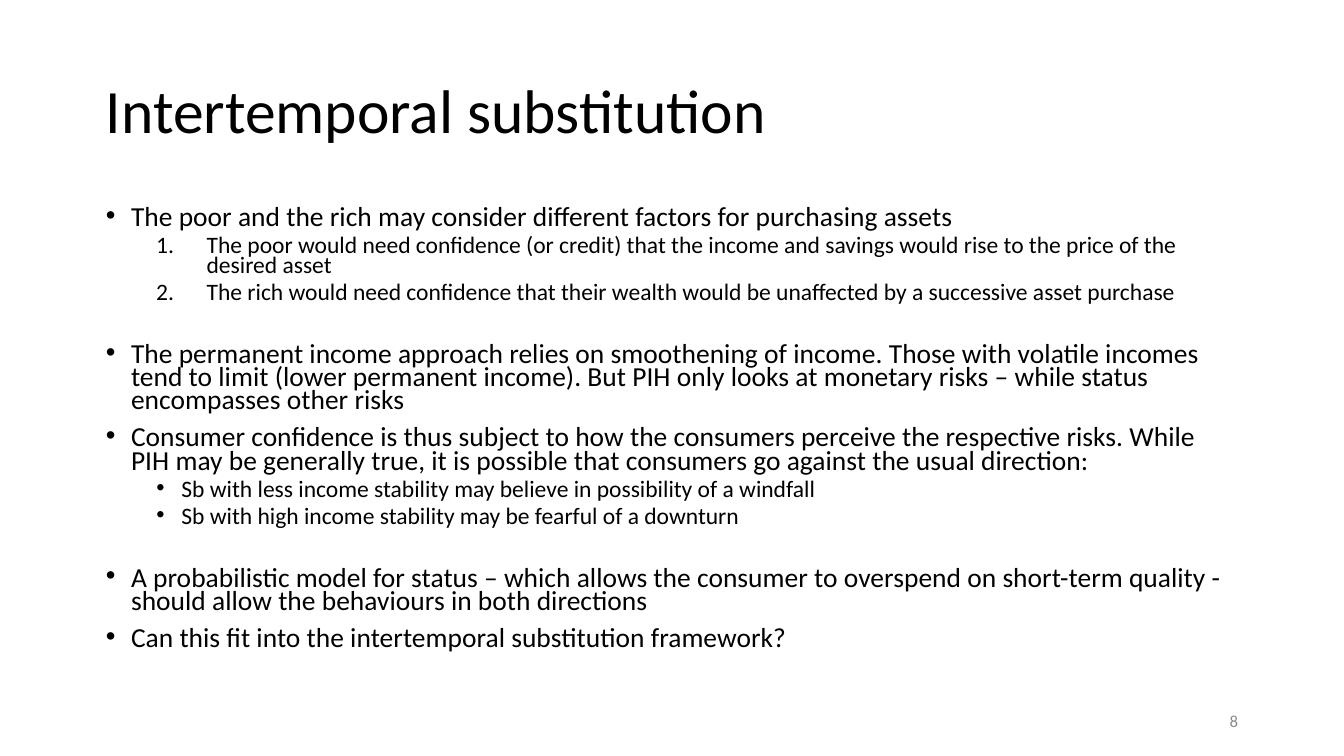
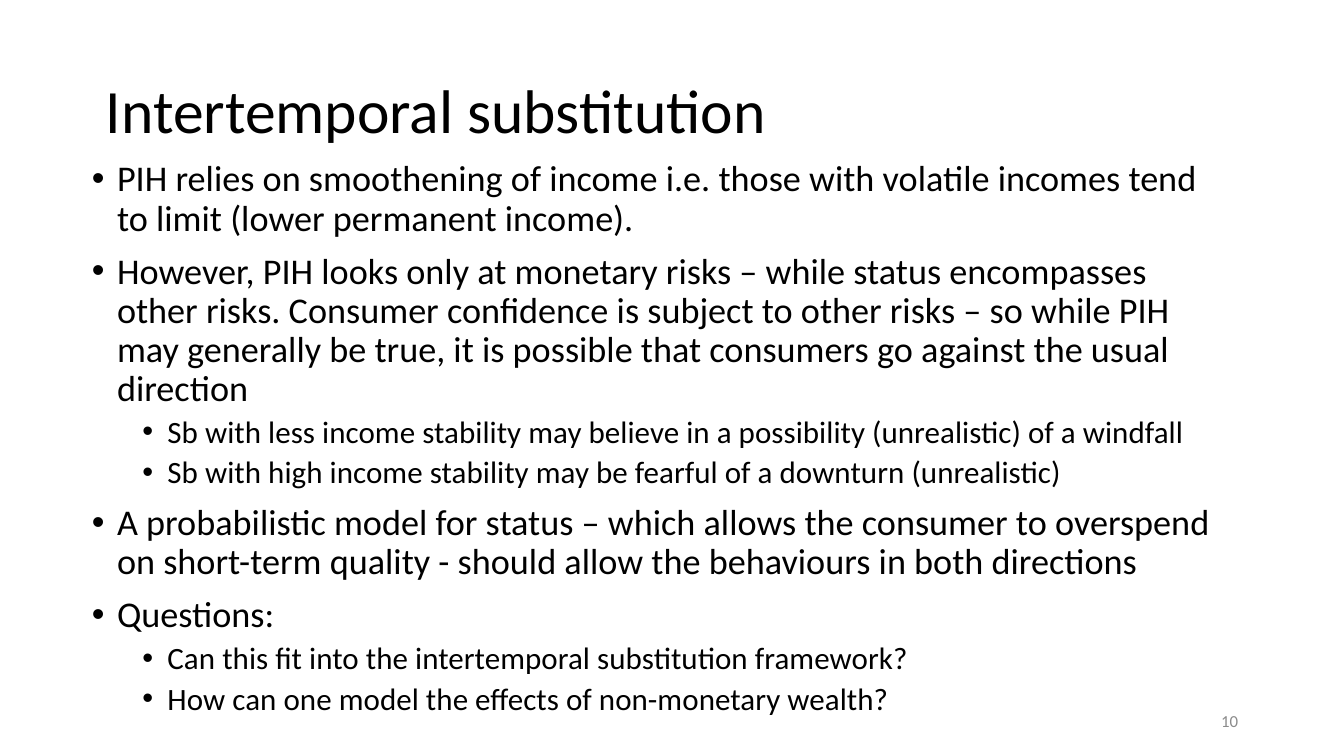
Before and after one commit to anuragr81/research, a slide deck: slide 10 of consumption/presentationFeb2020.pptx (slide 8 before the commit). Drawn at 1344x756 pixels with LibreOffice and Linux fonts; fonts in the diff are those of the drawing; background and template pictures are left out. Boxes give left, top, right and bottom in pixels: in the first picture for what was removed or moved away, otherwise in the second. Text is boxed around its words. In the diff, an @@ line names an element or a change of style, - is before the commit and + after.

```diff
--- a/consumption/presentationFeb2020.pptx
+++ b/consumption/presentationFeb2020.pptx
@@ text at [117,166,1209,674]: paragraph added @@
+  • How can one model the effects of non-monetary wealth?
@@ text "PIH relies on smoothening of ...": place and size @@
-text "PIH relies on smoothening of ..." at [131,207,1205,652]
+text "PIH relies on smoothening of ..." at [117,166,1209,674]
@@ text at [117,166,1197,489]: text changed; size 14.7 to 19.4 pt @@
-• The poor and the rich may consider different factors for purchasing assets
-  1. The poor would need confidence (or credit) that the income and savings would rise to the price of the desired asset
-  2. The rich would need confidence that their wealth would be unaffected by a successive asset purchase
-• The permanent income approach relies on smoothening of income. Those with volatile incomes tend to limit (lower permanent income). But PIH only looks at monetary risks – while status encompasses other risks
-• Consumer confidence is thus subject to how the consumers perceive the respective risks. While PIH may be generally true, it is possible that consumers go against the usual direction:
-  • Sb with less income stability may believe in possibility of a windfall
-  • Sb with high income stability may be fearful of a downturn
+• PIH relies on smoothening of income i.e. those with volatile incomes tend to limit (lower permanent income).
+• However, PIH looks only at monetary risks – while status encompasses other risks. Consumer confidence is subject to other risks – so while PIH may generally be true, it is possible that consumers go against the usual direction
+  • Sb with less income stability may believe in a possibility (unrealistic) of a windfall
+  • Sb with high income stability may be fearful of a downturn (unrealistic)
@@ text at [117,510,1209,674]: size 14.7 to 19.4 pt in "A probabilistic model for status – which ..."; size 14.7 to 16.6 pt in "Can this fit into the intertemporal substitution ..."; line spacing 0.7 to 0.9; list level 1 to 2 in "Can this fit into the ..." @@
@@ text at [117,602,274,632]: paragraph added @@
+• Questions:
@@ page number at [1221,716,1238,727]: text changed @@
-8
+10
```
Also in this commit, not shown: 7 other slides changed, 4 slides added, 3 slides removed, 1 other file.
